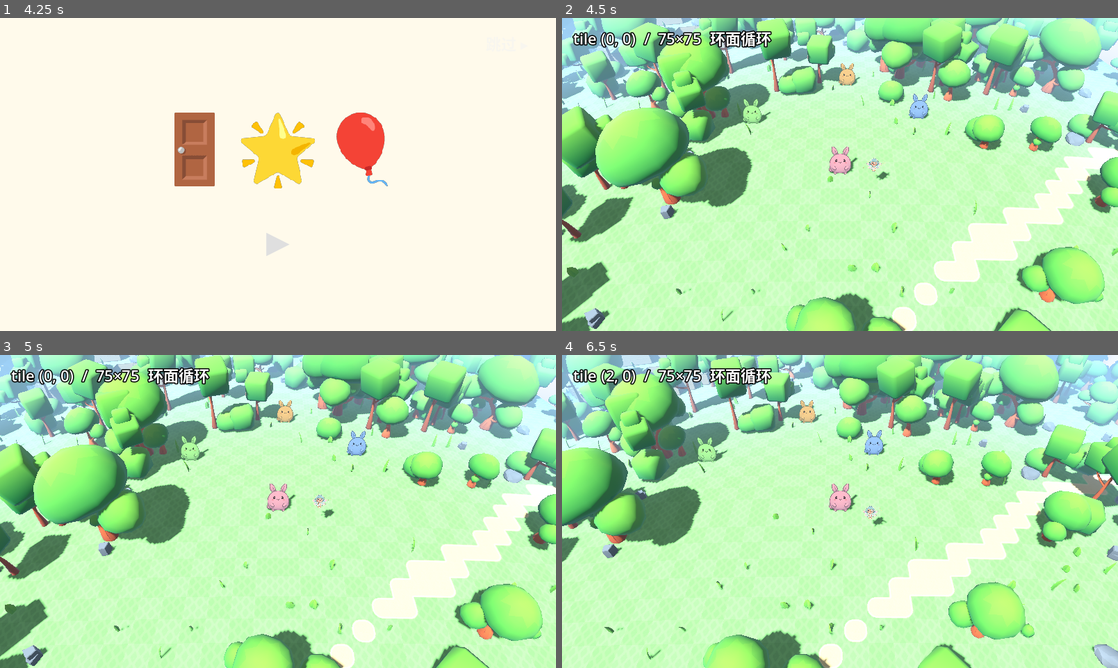
Above: before the commit, frames 1-4 (two rows, left to right).
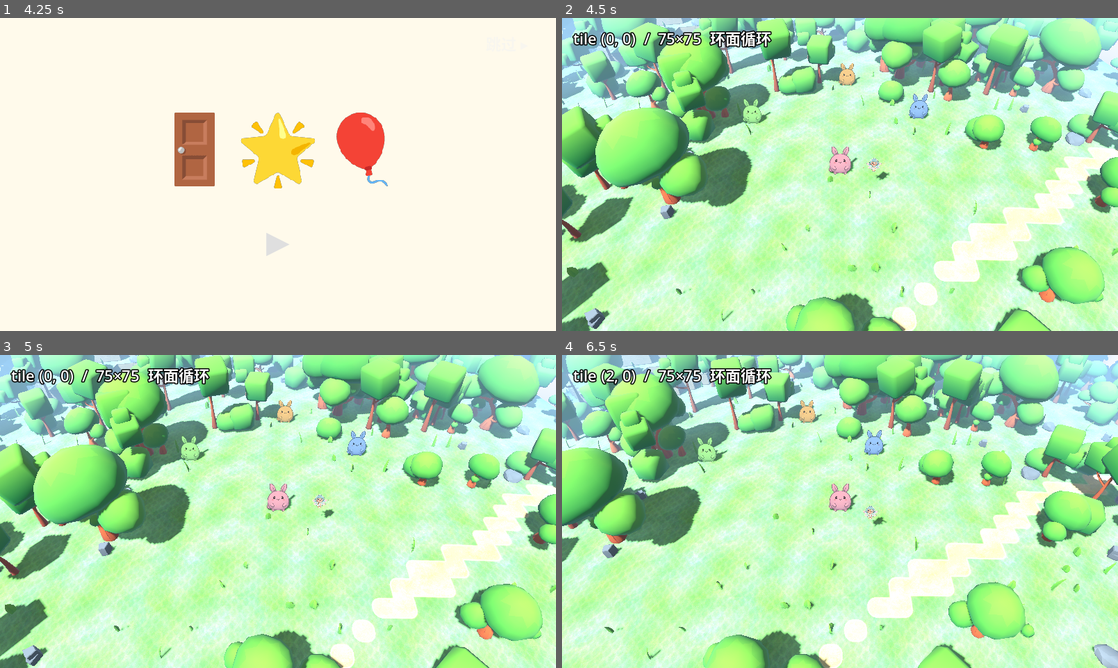
Above: after the commit, the same moments.

Repository: hoveychen/maliang
Game: Godot game, scene res://menu.tscn
The game is run twice, just before and just after one commit, with the same random seed, the same clock (stepped at 60 frames per second) and the same inputs.
Inputs (mouse positions are in pixels of both pictures, inside the frame that each line leads up to):
- Up to frame 1 (4.25 s): tap Enter (ui_accept) at 0.5, 0.77 s; move the mouse to (400, 158) at 0.52 s; hold Right (ui_right) 0.53-1.25 s; click (400, 158) at 0.67 s; click "▶ 出发！" at 1.25 s; click "▶" at 2 s; click "▶" at 2.75 s; click "跳过 ▸" at 3.5 s
- Up to frame 2 (4.5 s): tap Enter (ui_accept) at 4.25 s; drag from (728, 190) to (812, 237) at 4.27 s
- Up to frame 3 (5 s): no input
- Up to frame 4 (6.5 s): move the mouse to (895, 442) at 5.02 s; hold Right (ui_right) 5.03-5.75 s; drag from (812, 574) to (673, 464) at 5.77 s

Frame 1 is identical in both runs. In frame 2, 12% of the frame differs, in the area x 0-100%, y 1-100%; in frame 3, 12%; in frame 4, 13%.

Commit message:
feat(terrain): 全地面水彩贴图化+湖床下沉——atlas 改控制图(R域/G描边/B类型/A明暗)，terrain_ground.gdshader 世界UV(UV2)平铺贴图×调色板tint；水tile按深度下沉为湖床，岸线走草侧崖缘+有效级岸壁(与崖壁同一autotile)

Diff:
--- a/scripts/chunk_manager.gd
+++ b/scripts/chunk_manager.gd
@@ -48,6 +48,17 @@
 const WELL_SCENE: PackedScene = preload("res://assets/kaykit/hexagon/building_well_blue.gltf")
 const WINDMILL_SCENE: PackedScene = preload("res://assets/kaykit/hexagon/building_windmill_red.gltf")
 const HOUSE_SCALE := 7.0  ## 微缩民居(0.93m 高) → ~6.5m
+
+## 水彩地面贴图（CC0，assets/textures/watercolor）：世界 UV 平铺，控制图选域/调色。
+const GRASS_TEX: Texture2D = preload("res://assets/textures/watercolor/grass.png")
+const DIRT_TEX: Texture2D = preload("res://assets/textures/watercolor/dirt.png")
+const STONE_TEX: Texture2D = preload("res://assets/textures/watercolor/stone.png")
+const WATER_TEX: Texture2D = preload("res://assets/textures/watercolor/water.png")
+## 各贴图全图均值（magick -resize 1x1 实测，sRGB）；shader 用 tex/mean 归一出细节层
+const GRASS_MEAN := Color(72.0 / 255.0, 92.0 / 255.0, 39.0 / 255.0)
+const DIRT_MEAN := Color(77.0 / 255.0, 48.0 / 255.0, 36.0 / 255.0)
+const STONE_MEAN := Color(91.0 / 255.0, 91.0 / 255.0, 97.0 / 255.0)
+const WATER_MEAN := Color(72.0 / 255.0, 122.0 / 255.0, 132.0 / 255.0)
 
 ## 手工地标（tile 为全局 tile 锚点；reserve=1 → 占地 3×3，找不到空位沿环外扩 search 圈）。
 ## 村核心 8 栋民居沿广场四角与辐路布置、水井坐镇广场（地标特批压路）、
@@ -91,7 +102,7 @@
 
 func _make_slot() -> Dictionary:
 	if _ground_mat == null:
-		_ground_mat = BendMat.make_textured(TerrainAtlas.texture(), Color.WHITE, 0.95)
+		_ground_mat = _make_ground_mat()
 	var root := Node3D.new()
 	add_child(root)
 	var tile := MeshInstance3D.new()
@@ -101,6 +112,28 @@
 	var deco := Node3D.new()
 	root.add_child(deco)
 	return { "root": root, "tile": tile, "deco": deco, "wrapped": Vector2i(-999, -999) }
+
+## 地形专用材质：控制图 atlas（域/描边/类型/明暗）+ 世界 UV 平铺水彩贴图，
+## 调色板 tint 全部取自 TerrainAtlas 常量（shaders/terrain_ground.gdshader）。
+static func _make_ground_mat() -> ShaderMaterial:
+	var m := ShaderMaterial.new()
+	m.shader = load("res://shaders/terrain_ground.gdshader")
+	m.set_shader_parameter("control_tex", TerrainAtlas.texture())
+	m.set_shader_parameter("grass_tex", GRASS_TEX)
+	m.set_shader_parameter("dirt_tex", DIRT_TEX)
+	m.set_shader_parameter("stone_tex", STONE_TEX)
+	m.set_shader_parameter("grass_mean", GRASS_MEAN)
+	m.set_shader_parameter("dirt_mean", DIRT_MEAN)
+	m.set_shader_parameter("stone_mean", STONE_MEAN)
+	m.set_shader_parameter("grass_tint", TerrainAtlas.GRASS_TINT)
+	m.set_shader_parameter("path_tint", TerrainAtlas.PATH_TINT)
+	m.set_shader_parameter("bed_tint", TerrainAtlas.BED_TINT)
+	m.set_shader_parameter("lip_tint", TerrainAtlas.CLIFF_LIP_TINT)
+	m.set_shader_parameter("wall_tint", TerrainAtlas.WALL_TINT)
+	m.set_shader_parameter("path_rim", TerrainAtlas.PATH_RIM)
+	m.set_shader_parameter("cliff_rim", TerrainAtlas.CLIFF_RIM_GRASS)
+	m.set_shader_parameter("curvature", BendMat.CURVATURE)
+	return m
 
 func update(player_logical: Vector2) -> void:
 	var pcx := int(floor(player_logical.x / CHUNK_WORLD))
@@ -269,25 +302,28 @@
 	var verts := PackedVector3Array()
 	var norms := PackedVector3Array()
 	var uvs := PackedVector2Array()
+	var uv2s := PackedVector2Array()  # 逻辑世界米坐标：贴图平铺锚在环面上，玩家居中重摆不游动
 	var idx := PackedInt32Array()
 	var base_tile := wrapped * CHUNK_TILES
 	var half := CHUNK_WORLD * 0.5
 	var half_tile := WorldGrid.TILE_SIZE * 0.5
+	var loff := Vector2(wrapped) * CHUNK_WORLD + Vector2(half, half)  # 区块局部 → 逻辑坐标偏移
 	for j in range(CHUNK_TILES):
 		for i in range(CHUNK_TILES):
 			var t := base_tile + Vector2i(i, j)
 			var ttype := TerrainMap.tile_type(t)
-			var h := TerrainMap.tile_height(t)
-			var y := float(h) * TerrainMap.STEP_HEIGHT
+			var fl := TerrainMap.tile_floor_level(t)
+			var y := float(fl) * TerrainMap.STEP_HEIGHT  # 地面 = 有效级：水 tile 湖床下沉
 			var parity := posmod(t.x + t.y, 2)
-			# 角变体与取图类型：路/水走同类过渡；草地在有更低邻居时换悬崖边草皮
+			# 角变体与取图类型：路走同类过渡；水是整格湖床（岸线由草侧崖缘+岸壁表达）；
+			# 草地在「有效级更低」的邻居（矮台地或水域湖床）旁换悬崖边草皮
 			var uv_type := ttype
-			var corners := PackedInt32Array([0, 0, 0, 0])  # 平草地不看变体
-			if ttype != TerrainMap.T_GRASS:
+			var corners := PackedInt32Array([0, 0, 0, 0])  # 平草地/湖床不看变体
+			if ttype == TerrainMap.T_PATH:
 				var same := func(q: Vector2i) -> bool: return TerrainMap.tile_type(q) == ttype
 				corners = Autotile.corners_from_mask(Autotile.mask_of(t, same))
-			elif h > 0:
-				var not_lower := func(q: Vector2i) -> bool: return TerrainMap.tile_height(q) >= h
+			elif ttype == TerrainMap.T_GRASS:
+				var not_lower := func(q: Vector2i) -> bool: return TerrainMap.tile_floor_level(q) >= fl
 				var mask := Autotile.mask_of(t, not_lower)
 				if mask != 255:
 					uv_type = TerrainAtlas.CLIFF_RIM
@@ -298,15 +334,15 @@
 				var cx := x0 + (half_tile if (c == Autotile.C_NE or c == Autotile.C_SE) else 0.0)
 				var cz := z0 + (half_tile if (c == Autotile.C_SW or c == Autotile.C_SE) else 0.0)
 				var r := TerrainAtlas.uv_rect(uv_type, c, corners[c], parity)
-				_emit_quad(verts, norms, uvs, idx, cx, cz, y, half_tile, r)
-			# L3 侧壁：邻居更低的边，从邻居高度到本 tile 高度逐级发墙 quad
-			if h > 0:
-				_emit_walls(verts, norms, uvs, idx, t, h, x0, z0)
+				_emit_quad(verts, norms, uvs, uv2s, idx, cx, cz, y, half_tile, r, loff)
+			# L3 侧壁：邻居有效级更低的边（矮台地或湖床落差），逐级发墙 quad
+			_emit_walls(verts, norms, uvs, uv2s, idx, t, fl, x0, z0, loff)
 	var arrays := []
 	arrays.resize(Mesh.ARRAY_MAX)
 	arrays[Mesh.ARRAY_VERTEX] = verts
 	arrays[Mesh.ARRAY_NORMAL] = norms
 	arrays[Mesh.ARRAY_TEX_UV] = uvs
+	arrays[Mesh.ARRAY_TEX_UV2] = uv2s
 	arrays[Mesh.ARRAY_INDEX] = idx
 	var mesh := ArrayMesh.new()
 	mesh.add_surface_from_arrays(Mesh.PRIMITIVE_TRIANGLES, arrays)
@@ -314,7 +350,8 @@
 	return mesh
 
 ## 水平角 quad：NW/NE/SE/SW 顶点序，从上往下看顺时针（Godot 正面绕序）。
-func _emit_quad(verts: PackedVector3Array, norms: PackedVector3Array, uvs: PackedVector2Array, idx: PackedInt32Array, cx: float, cz: float, y: float, size: float, r: Rect2) -> void:
+## UV2 = 逻辑世界米坐标（局部坐标 + loff）。
+func _emit_quad(verts: PackedVector3Array, norms: PackedVector3Array, uvs: PackedVector2Array, uv2s: PackedVector2Array, idx: PackedInt32Array, cx: float, cz: float, y: float, size: float, r: Rect2, loff: Vector2) -> void:
 	var b := verts.size()
 	verts.append(Vector3(cx, y, cz))
 	verts.append(Vector3(cx + size, y, cz))
@@ -326,13 +363,19 @@
 	uvs.append(Vector2(r.end.x, r.position.y))
 	uvs.append(r.end)
 	uvs.append(Vector2(r.position.x, r.end.y))
+	var lu := loff + Vector2(cx, cz)
+	uv2s.append(lu)
+	uv2s.append(lu + Vector2(size, 0.0))
+	uv2s.append(lu + Vector2(size, size))
+	uv2s.append(lu + Vector2(0.0, size))
 	idx.append_array(PackedInt32Array([b, b + 1, b + 2, b, b + 2, b + 3]))
 
-## tile 四边中「邻居更低」的边发竖直崖壁。每级 = 一个 2m×2m 墙格，
+## tile 四边中「邻居有效级更低」的边发竖直崖壁/水下岸壁。每级 = 一个 2m×2m 墙格，
 ## 墙格对同一墙面的 8 邻墙格（沿墙走向左右 × 层级上下 × 对角）做 corner autotile：
 ## 有邻墙 = 相连，无邻墙侧出凹缝暗边 + 亮棱线。墙格再切 4 个 1m 角 quad 按变体取 UV。
-## tile 局部范围 [x0, x0+2]×[z0, z0+2]，本 tile 高 h 级。
-func _emit_walls(verts: PackedVector3Array, norms: PackedVector3Array, uvs: PackedVector2Array, idx: PackedInt32Array, t: Vector2i, h: int, x0: float, z0: float) -> void:
+## tile 局部范围 [x0, x0+2]×[z0, z0+2]，本 tile 有效级 fl（湖床可为负）。
+## UV2 = (沿墙逻辑坐标, 世界 y)——竖直面按墙走向平铺贴图。
+func _emit_walls(verts: PackedVector3Array, norms: PackedVector3Array, uvs: PackedVector2Array, uv2s: PackedVector2Array, idx: PackedInt32Array, t: Vector2i, fl: int, x0: float, z0: float, loff: Vector2) -> void:
 	var ts := WorldGrid.TILE_SIZE
 	var x1 := x0 + ts
 	var z1 := z0 + ts
@@ -347,8 +390,8 @@
 	for s in sides:
 		var n_off: Vector2i = s["n"]
 		var tang: Vector2i = s["tang"]
-		var nh := TerrainMap.tile_height(t + n_off)
-		for lvl in range(nh, h):
+		var nfl := TerrainMap.tile_floor_level(t + n_off)
+		for lvl in range(nfl, fl):
 			# (q.x, q.y) = (沿墙偏移, 视觉上下偏移)；atlas 的 N(-1) = 上一级
 			var pred := func(q: Vector2i) -> bool:
 				return _wall_exists(t + tang * q.x, n_off, lvl - q.y)
@@ -378,12 +421,19 @@
 				uvs.append(Vector2(r.end.x, r.position.y))
 				uvs.append(r.end)
 				uvs.append(Vector2(r.position.x, r.end.y))
+				# 沿墙逻辑坐标：东西向墙取 x、南北向墙取 z（+loff 对应轴分量）
+				var a0 := (loff.x + h0.x) if n_off.x == 0 else (loff.y + h0.z)
+				var a1 := (loff.x + h1.x) if n_off.x == 0 else (loff.y + h1.z)
+				uv2s.append(Vector2(a0, yt))
+				uv2s.append(Vector2(a1, yt))
+				uv2s.append(Vector2(a1, yb))
+				uv2s.append(Vector2(a0, yb))
 				idx.append_array(PackedInt32Array([base, base + 1, base + 2, base, base + 2, base + 3]))
 
 ## 墙格存在性：tile 在 lvl 层朝 n_off 方向有裸露墙面
-## （本 tile 高过该层，且该方向邻居的地面在该层或以下）。
+## （本 tile 有效级高过该层，且该方向邻居的有效地面在该层或以下）。
 func _wall_exists(tile: Vector2i, n_off: Vector2i, lvl: int) -> bool:
-	return TerrainMap.tile_height(tile) > lvl and lvl >= TerrainMap.tile_height(tile + n_off)
+	return TerrainMap.tile_floor_level(tile) > lvl and lvl >= TerrainMap.tile_floor_level(tile + n_off)
 
 ## 实例化 KayKit 场景：包裹 bend 材质 + 大裁剪边距（弯曲位移会超出原始 AABB）。
 func _spawn(parent: Node3D, scene: PackedScene, pos: Vector3, scale_f: float, yaw_deg: float) -> Node3D:
--- a/scripts/terrain_atlas.gd
+++ b/scripts/terrain_atlas.gd
@@ -1,16 +1,22 @@
 class_name TerrainAtlas
 extends RefCounted
-## 运行时程序生成的地形 atlas（延续 grass_tile.png 的"手绘三角草纹"思路，
-## 但不再落二进制资产）。颜色全部烘焙进纹理，地面材质 albedo 用纯白。
+## 运行时程序生成的地形「控制图」atlas。
+## 自从地面颜色改由水彩贴图（assets/textures/watercolor）按世界 UV 平铺提供后，
+## 本 atlas 不再烘焙最终颜色，改为逐像素输出控制通道，由 terrain_ground.gdshader 解码：
+##   R = 主体域掩码（1 = 路面/湖床/崖唇/崖壁主体，0 = 草地基底）
+##   G = 描边掩码（路亮边 / 崖缘深草；湖床无描边——岸沫归水面 shader）
+##   B = 主体类型 / 8（1 路 2 湖床 3 崖唇 4 崖壁；整 cell 恒定，线性过滤安全）
+##   A = 明暗纹样 ×0.5（保留动森式三角草纹/棋盘 parity/沙土斑点/崖壁地层带，shader ×2 还原）
+## 调色板 tint 仍集中在本类常量里，由 chunk_manager 喂给 shader。
 ##
-## 布局：5 列（Autotile 变体）× 9 行，cell 内容 32px + 四周 4px 边缘外扩 gutter
+## 布局：5 列（Autotile 变体）× 17 行，cell 内容 32px + 四周 4px 边缘外扩 gutter
 ## （防 mipmap/双线性跨 cell 渗色），行分配：
-##   row 0        草地（col 0/1 = 棋盘 parity 两种色深，与变体无关）
+##   row 0        草地（col 0/1 = 棋盘 parity 两种明暗，与变体无关）
 ##   row 1..4     路  （行 = Autotile 角 NW/NE/SW/SE，列 = 变体）
-##   row 5..8     水  （同上）
-##   row 9..12    悬崖边草皮（同上；「邻居更低」侧出深色草缘 + 土色崖唇）
-##   row 13..16   崖壁（同上；墙格 8 邻掩码选变体——无邻墙侧出凹缝暗边 + 亮棱线）
-## 过渡 cell 统一按 NW 角绘制再镜像；grass 背景用中间色深（棋盘对比极低，接缝不可见）。
+##   row 5..8     湖床（水 tile 下沉后的池底；全 cell 主体，无过渡——岸线由草侧崖缘+岸壁负责）
+##   row 9..12    悬崖边草皮（「邻居更低」侧出深色草缘 + 土色崖唇；水岸同用）
+##   row 13..16   崖壁（墙格 8 邻掩码选变体——无邻墙侧出凹缝暗边 + 亮棱线；水下岸壁同用）
+## 过渡 cell 统一按 NW 角绘制再镜像。
 
 const CELL := 32          ## cell 内容像素（半 tile = 1m → 32px/m）
 const GUTTER := 4
@@ -32,18 +38,23 @@
 const R_OUT_CLIFF := 10.0  ## 悬崖凸角用小圆角：大圆角会在崖角剥出一大片土唇
 const R_OUT_WALL := 6.0    ## 崖壁棱角 bevel 更小：墙面转角只要一条窄棱
 
-## 调色板（烘焙色；动森感：亮草绿 + 沙土路 + 湖蓝）
-const GRASS_A := Color(0.545, 0.78, 0.47)
-const GRASS_B := Color(0.52, 0.755, 0.44)
-const GRASS_MID := Color(0.532, 0.768, 0.455)
-const PATH_BODY := Color(0.87, 0.77, 0.55)
+## 调色板（terrain_ground.gdshader 的 tint/rim uniform；动森感：亮草绿 + 沙土路 + 湖蓝）
+const GRASS_TINT := Color(0.545, 0.78, 0.47)
+const PATH_TINT := Color(0.87, 0.77, 0.55)
 const PATH_RIM := Color(0.95, 0.885, 0.68)
-const WATER_BODY := Color(0.36, 0.63, 0.86)
-const WATER_RIM := Color(0.92, 0.975, 1.0)
-const CLIFF_LIP := Color(0.66, 0.55, 0.38)   ## 崖顶土唇
+const BED_TINT := Color(0.76, 0.69, 0.55)    ## 湖床沙底（透过水色看到）
+const CLIFF_LIP_TINT := Color(0.66, 0.55, 0.38)   ## 崖顶土唇
 const CLIFF_RIM_GRASS := Color(0.44, 0.63, 0.37)  ## 崖缘深色草
-const WALL_BODY := Color(0.60, 0.49, 0.35)   ## 崖壁
-const WALL_BAND := Color(0.52, 0.42, 0.29)   ## 崖壁横向地层带
+const WALL_TINT := Color(0.60, 0.49, 0.35)   ## 崖壁
+## 水面 shader 调色（water_surface.gdshader）
+const WATER_SHALLOW := Color(0.42, 0.72, 0.88)
+const WATER_DEEP := Color(0.13, 0.35, 0.62)
+const WATER_FOAM := Color(0.92, 0.975, 1.0)
+
+## 明暗纹样常量（A 通道，shader ×2 还原为乘数）
+const LUM_GRASS_A := 1.0      ## 棋盘亮格
+const LUM_GRASS_B := 0.965    ## 棋盘暗格
+const LUM_GRASS_MID := 0.985  ## 过渡 cell 的草（介于棋盘两档之间，接缝不可见）
 
 static var _tex: ImageTexture = null
 
@@ -80,15 +91,15 @@
 		float(CELL) / float(W),
 		float(CELL) / float(H))
 
-## 生成整张 atlas Image（headless 可测，不碰 RenderingServer）。
+## 生成整张控制图 Image（headless 可测，不碰 RenderingServer）。
 static func build_image() -> Image:
-	var img := Image.create(W, H, false, Image.FORMAT_RGB8)
-	_fill_cell(img, 0, 0, func(x: float, y: float) -> Color: return _grass_px(x, y, GRASS_A))
-	_fill_cell(img, 1, 0, func(x: float, y: float) -> Color: return _grass_px(x, y, GRASS_B))
+	var img := Image.create(W, H, false, Image.FORMAT_RGBA8)
+	_fill_cell(img, 0, 0, func(x: float, y: float) -> Color: return _grass_ctl(x, y, LUM_GRASS_A))
+	_fill_cell(img, 1, 0, func(x: float, y: float) -> Color: return _grass_ctl(x, y, LUM_GRASS_B))
 	for corner in range(4):
 		for variant in range(Autotile.VARIANT_COUNT):
-			_fill_cell(img, variant, 1 + corner, _transition_fn(corner, variant, false))
-			_fill_cell(img, variant, 5 + corner, _transition_fn(corner, variant, true))
+			_fill_cell(img, variant, 1 + corner, _transition_fn(corner, variant))
+			_fill_cell(img, variant, 5 + corner, func(x: float, y: float) -> Color: return _bed_ctl(x, y))
 			_fill_cell(img, variant, 9 + corner, _cliff_fn(corner, variant))
 			_fill_cell(img, variant, 13 + corner, _wall_fn(corner, variant))
 	return img
@@ -103,46 +114,53 @@
 			var cy := clampf(float(py - GUTTER) + 0.5, 0.5, CELL - 0.5)
 			img.set_pixel(ox + px, oy + py, px_fn.call(cx, cy))
 
-## 过渡 cell 像素函数：镜像到 NW 规范角（外缘 = x0/y0 两边），
-## 按变体算到路/水边界的有符号距离 d（正 = 域内），再分 草/描边/主体 三段上色。
-static func _transition_fn(corner: int, variant: int, water: bool) -> Callable:
+## 路过渡 cell：镜像到 NW 规范角（外缘 = x0/y0 两边），按变体算有符号距离 d
+## （正 = 路域内），分 草 / 描边 / 路面 三段输出控制值。B 整 cell 恒为路型。
+static func _transition_fn(corner: int, variant: int) -> Callable:
 	return func(x: float, y: float) -> Color:
 		var cx := x if (corner == Autotile.C_NW or corner == Autotile.C_SW) else CELL - x
 		var cy := y if (corner == Autotile.C_NW or corner == Autotile.C_NE) else CELL - y
 		var d := _signed_dist(cx, cy, variant)
+		var b := float(TerrainMap.T_PATH) / 8.0
 		if d < 0.0:
-			return _grass_px(x, y, GRASS_MID)
+			return _grass_ctl(x, y, LUM_GRASS_MID, b)
 		if d < RIM:
-			return WATER_RIM if water else PATH_RIM
-		return _water_px(x, y) if water else _path_px(x, y)
+			return Color(0.0, 1.0, b, 0.5)
+		return Color(1.0, 0.0, b, _speckle_lum(x, y) * 0.5)
+
+## 湖床 cell：全 cell 主体（水 tile 已整体下沉，岸线由草侧崖缘+岸壁表达），沙底斑点。
+static func _bed_ctl(x: float, y: float) -> Color:
+	return Color(1.0, 0.0, float(TerrainMap.T_WATER) / 8.0, _speckle_lum(x, y) * 0.5)
 
 ## 悬崖边草皮 cell：域内 = 高地草面，域外（朝更低邻居一侧）= 崖唇土色，
-## 边界带 = 深色草缘。几何与路/水过渡同构，凸角用小半径。
+## 边界带 = 深色草缘。几何与路过渡同构，凸角用小半径。
 static func _cliff_fn(corner: int, variant: int) -> Callable:
 	return func(x: float, y: float) -> Color:
 		var cx := x if (corner == Autotile.C_NW or corner == Autotile.C_SW) else CELL - x
 		var cy := y if (corner == Autotile.C_NW or corner == Autotile.C_NE) else CELL - y
 		var d := _signed_dist(cx, cy, variant, R_OUT_CLIFF)
+		var b := float(CLIFF_RIM) / 8.0
 		if d < 0.0:
-			return CLIFF_LIP
+			return Color(1.0, 0.0, b, 0.5)  # 崖唇（土色主体，平光）
 		if d < RIM:
-			return CLIFF_RIM_GRASS
-		return _grass_px(x, y, GRASS_MID)
-
-## 崖壁 cell：域内 = 岩壁主体，无邻墙一侧出凹缝暗边（d<0）+ 亮棱线（边界带）。
-## 小圆角 bevel；几何与其他过渡 cell 同构。
+			return Color(0.0, 1.0, b, 0.5)  # 深色草缘（rim 色查表）
+		return _grass_ctl(x, y, LUM_GRASS_MID, b)
+
+## 崖壁 cell：域内 = 岩壁主体（地层带明暗），无邻墙一侧出凹缝暗边（d<0）
+## + 亮棱线（边界带）——凹缝/棱线全走 A 明暗，不占 rim 色。
 static func _wall_fn(corner: int, variant: int) -> Callable:
 	return func(x: float, y: float) -> Color:
 		var cx := x if (corner == Autotile.C_NW or corner == Autotile.C_SW) else CELL - x
 		var cy := y if (corner == Autotile.C_NW or corner == Autotile.C_NE) else CELL - y
 		var d := _signed_dist(cx, cy, variant, R_OUT_WALL)
+		var b := float(CLIFF_WALL) / 8.0
 		if d < 0.0:
-			return WALL_BAND * 0.75  # 凹缝阴影
+			return Color(1.0, 0.0, b, 0.325)  # 凹缝阴影（~0.65×）
 		if d < RIM:
-			return WALL_BODY * 1.15  # 亮棱线
-		return _wall_px(x, y)
-
-## NW 规范角坐标下，到域边界的有符号距离（正 = 在路/水/高地内）。
+			return Color(1.0, 0.0, b, 0.575)  # 亮棱线（~1.15×）
+		return Color(1.0, 0.0, b, _wall_lum(x, y) * 0.5)
+
+## NW 规范角坐标下，到域边界的有符号距离（正 = 在路/高地内）。
 static func _signed_dist(cx: float, cy: float, variant: int, r_out := R_OUT) -> float:
 	match variant:
 		Autotile.V_FULL:
@@ -159,41 +177,35 @@
 		_:
 			return Vector2(cx, cy).length() - R_IN  # V_INNER：外角点一小片草圆
 
-static func _grass_px(x: float, y: float, base: Color) -> Color:
-	# 动森式三角草纹：16px 方块内上/下三角交替，三角内微暗
+## 草地控制值：动森式三角草纹（16px 方块内上/下三角交替，三角内微暗）+ 零星草尖亮点。
+## body_b：过渡 cell 里草区也要带上整 cell 的类型 B，保证线性过滤下 B 恒定。
+static func _grass_ctl(x: float, y: float, base_lum: float, body_b := 0.0) -> Color:
 	var bx := fmod(x, 16.0)
 	var by := fmod(y, 16.0)
 	var up := posmod(int(x / 16.0) + int(y / 16.0), 2) == 0
 	var ty := by if up else 16.0 - by
 	var inside := (ty - 2.0) * 8.0 >= absf(bx - 8.0) * 12.0
-	var c := base * 0.94 if inside else base
+	var lum := base_lum * 0.94 if inside else base_lum
 	if _hash2(int(x), int(y)) % 29 == 0:
-		c = base * 1.05  # 零星亮点（草尖）
-	return c
-
-static func _path_px(x: float, y: float) -> Color:
+		lum = base_lum * 1.05  # 零星亮点（草尖）
+	return Color(0.0, 0.0, body_b, lum * 0.5)
+
+## 沙土斑点明暗（路面/湖床共用）。
+static func _speckle_lum(x: float, y: float) -> float:
 	var h := _hash2(int(x), int(y))
 	if h % 17 == 0:
-		return PATH_BODY * 0.92  # 沙土斑点
+		return 0.92
 	if h % 23 == 1:
-		return PATH_BODY * 1.05
-	return PATH_BODY
-
-static func _water_px(x: float, y: float) -> Color:
-	# 横向波纹：每 8px 一道微亮行 + 零星亮点
-	var wave := fmod(y + sin(x * 0.6) * 1.5, 8.0) < 1.2
-	var c := WATER_BODY * 1.08 if wave else WATER_BODY
-	if _hash2(int(x), int(y)) % 37 == 0:
-		c = WATER_BODY * 1.18
-	return c
-
-static func _wall_px(x: float, y: float) -> Color:
-	# 崖壁主体：土色 + 横向地层带（边缘处理由 _wall_fn 的变体负责）
+		return 1.05
+	return 1.0
+
+## 崖壁主体明暗：横向地层带 + 零星亮点。
+static func _wall_lum(x: float, y: float) -> float:
 	var band := fmod(y + sin(x * 0.5) * 1.2, 11.0) < 2.5
-	var c := WALL_BAND if band else WALL_BODY
+	var lum := 0.86 if band else 1.0
 	if _hash2(int(x), int(y)) % 19 == 0:
-		c = WALL_BODY * 1.08
-	return c
+		lum = 1.08
+	return lum
 
 static func _hash2(x: int, y: int) -> int:
 	var h := x * 73856093 ^ y * 19349663
--- /dev/null
+++ b/shaders/terrain_ground.gdshader
@@ -0,0 +1,50 @@
+shader_type spatial;
+render_mode cull_back, diffuse_lambert, specular_disabled, world_vertex_coords;
+// 地形专用 world-bending 材质：颜色 = 调色板 tint × 水彩贴图细节 × 控制图明暗。
+// - UV  → 控制图 atlas cell（TerrainAtlas：R 主体域 / G 描边 / B 类型/8 / A 明暗×0.5）
+// - UV2 → 逻辑世界米坐标（区块局部 + wrapped 区块偏移烘进 mesh——渲染是玩家居中
+//   每帧重摆区块，用渲染坐标采样会"游动"，逻辑坐标恒定；平铺周期整除环面跨度即无缝）
+// - 贴图细节 = tex / mean（均值归一，watercolor 包整体偏暗，除均值后只留笔触变化，
+//   亮度基调仍由 tint 决定），detail_strength 控制细节强度。
+// 弯曲：与 world_bend.gdshader 同一公式（世界空间位移，shadow pass 几何一致）。
+
+uniform sampler2D control_tex : filter_linear_mipmap_anisotropic, repeat_disable;
+uniform sampler2D grass_tex : source_color, filter_linear_mipmap, repeat_enable;
+uniform sampler2D dirt_tex : source_color, filter_linear_mipmap, repeat_enable;
+uniform sampler2D stone_tex : source_color, filter_linear_mipmap, repeat_enable;
+uniform vec3 grass_mean : source_color = vec3(0.282, 0.361, 0.153);
+uniform vec3 dirt_mean : source_color = vec3(0.302, 0.188, 0.141);
+uniform vec3 stone_mean : source_color = vec3(0.357, 0.357, 0.380);
+uniform vec3 grass_tint : source_color = vec3(0.545, 0.78, 0.47);
+uniform vec3 path_tint : source_color = vec3(0.87, 0.77, 0.55);
+uniform vec3 bed_tint : source_color = vec3(0.76, 0.69, 0.55);
+uniform vec3 lip_tint : source_color = vec3(0.66, 0.55, 0.38);
+uniform vec3 wall_tint : source_color = vec3(0.60, 0.49, 0.35);
+uniform vec3 path_rim : source_color = vec3(0.95, 0.885, 0.68);
+uniform vec3 cliff_rim : source_color = vec3(0.44, 0.63, 0.37);
+uniform float tile_period = 10.0;      // 贴图平铺周期（米）；须整除环面跨度 150
+uniform float detail_strength = 0.8;
+uniform float roughness : hint_range(0.0, 1.0) = 0.95;
+uniform float curvature = 0.0015;
+
+void vertex() {
+	VERTEX.y -= curvature * dot(VERTEX.xz, VERTEX.xz);
+}
+
+vec3 detail(sampler2D tex, vec2 uv, vec3 mean) {
+	return mix(vec3(1.0), texture(tex, uv).rgb / max(mean, vec3(0.001)), detail_strength);
+}
+
+void fragment() {
+	vec4 ctl = texture(control_tex, UV);
+	int ty = int(round(ctl.b * 8.0));
+	vec2 wuv = UV2 / tile_period;
+	vec3 base = grass_tint * detail(grass_tex, wuv, grass_mean);
+	vec3 body_tint = ty == 1 ? path_tint : (ty == 2 ? bed_tint : (ty == 3 ? lip_tint : wall_tint));
+	vec3 body_det = ty == 4 ? detail(stone_tex, wuv, stone_mean) : detail(dirt_tex, wuv, dirt_mean);
+	vec3 col = mix(base, body_tint * body_det, ctl.r);
+	col = mix(col, ty == 1 ? path_rim : cliff_rim, ctl.g);
+	col *= ctl.a * 2.0;
+	ALBEDO = col;
+	ROUGHNESS = roughness;
+}
--- a/test/test_terrain_atlas.gd
+++ b/test/test_terrain_atlas.gd
@@ -10,43 +10,50 @@
 	fails += _check("width", img.get_width(), TerrainAtlas.W)
 	fails += _check("height", img.get_height(), TerrainAtlas.H)
 
-	# 像素探针：cell 内容区中心/边角的颜色符合语义
+	# 控制图格式：RGBA（R 主体域 / G 描边 / B 类型÷8 / A 明暗×0.5）
+	fails += _check("format rgba8", img.get_format(), Image.FORMAT_RGBA8)
+
+	# 像素探针：cell 内容区中心/边角的控制值符合语义
 	var g := _probe(img, TerrainMap.T_GRASS, Autotile.C_NW, 0, 16.0, 16.0)
-	fails += _check("grass is green", 1 if (g.g > g.r and g.g > g.b) else 0, 1)
+	fails += _check("grass base (R=0,B=0)", 1 if (g.r < 0.05 and g.b < 0.05) else 0, 1)
+	fails += _check("grass lum sane", 1 if (g.a > 0.4 and g.a < 0.6) else 0, 1)
+	# 棋盘 parity：暗格 cell 的基础明暗低于亮格（三角纹外的同一像素点位）
+	var ga := _probe_at(img, TerrainMap.T_GRASS, 0, 8.0, 4.0)
+	var gb := _probe_at(img, TerrainMap.T_GRASS, 1, 8.0, 4.0)
+	fails += _check("grass parity shade", 1 if gb.a < ga.a else 0, 1)
 
 	var p := _probe(img, TerrainMap.T_PATH, Autotile.C_NW, Autotile.V_FULL, 16.0, 16.0)
-	fails += _check("path is tan", 1 if (p.r > p.b and p.r > 0.7) else 0, 1)
+	fails += _check("path body (R=1,B=1/8)", 1 if (p.r > 0.95 and _btype(p) == TerrainMap.T_PATH) else 0, 1)
 
 	var w := _probe(img, TerrainMap.T_WATER, Autotile.C_NW, Autotile.V_FULL, 16.0, 16.0)
-	fails += _check("water is blue", 1 if (w.b > w.r and w.b > 0.6) else 0, 1)
+	fails += _check("bed body (R=1,B=2/8)", 1 if (w.r > 0.95 and _btype(w) == TerrainMap.T_WATER) else 0, 1)
+	# 湖床整 cell 主体、无描边（岸线由草侧崖缘+岸壁+水面泡沫表达）
+	var wedge := _probe(img, TerrainMap.T_WATER, Autotile.C_NW, Autotile.V_EDGE_H, 16.0, TerrainAtlas.MARGIN + 1.5)
+	fails += _check("bed full no rim", 1 if (wedge.r > 0.95 and wedge.g < 0.05) else 0, 1)
 
 	# OUTER 变体：NW 角外缘应是草，内里是路
 	var oc := _probe(img, TerrainMap.T_PATH, Autotile.C_NW, Autotile.V_OUTER, 1.0, 1.0)
-	fails += _check("outer corner grass", 1 if (oc.g > oc.r) else 0, 1)
+	fails += _check("outer corner grass", 1 if oc.r < 0.05 else 0, 1)
 	var oi := _probe(img, TerrainMap.T_PATH, Autotile.C_NW, Autotile.V_OUTER, 28.0, 28.0)
-	fails += _check("outer inner path", 1 if (oi.r > oi.b and oi.r > 0.7) else 0, 1)
+	fails += _check("outer inner path", 1 if (oi.r > 0.95 and _btype(oi) == TerrainMap.T_PATH) else 0, 1)
 	# SE 角镜像：外缘在右下
 	var se := _probe(img, TerrainMap.T_PATH, Autotile.C_SE, Autotile.V_OUTER, 31.0, 31.0)
-	fails += _check("se mirrored grass", 1 if (se.g > se.r) else 0, 1)
+	fails += _check("se mirrored grass", 1 if se.r < 0.05 else 0, 1)
 
-	# EDGE_V：紧贴边距处是描边亮色
+	# EDGE_V：紧贴边距处是描边（G=1）
 	var rim := _probe(img, TerrainMap.T_PATH, Autotile.C_NW, Autotile.V_EDGE_V, TerrainAtlas.MARGIN + 1.5, 16.0)
-	fails += _check("edge rim bright", 1 if rim.r > 0.9 else 0, 1)
+	fails += _check("edge rim mask", 1 if rim.g > 0.95 else 0, 1)
 
-	# 水岸描边接近白
-	var foam := _probe(img, TerrainMap.T_WATER, Autotile.C_NW, Autotile.V_EDGE_H, 16.0, TerrainAtlas.MARGIN + 1.5)
-	fails += _check("water foam white", 1 if (foam.r > 0.85 and foam.b > 0.9) else 0, 1)
-
-	# 悬崖边草皮：外缘是土唇，内里是草；崖壁 cell 是土色
+	# 悬崖边草皮：外缘是崖唇主体（B=3/8），内里是草（R=0 但 B 仍恒 3/8——线性过滤安全）
 	var lip := _probe(img, TerrainAtlas.CLIFF_RIM, Autotile.C_NW, Autotile.V_EDGE_H, 16.0, 1.0)
-	fails += _check("cliff lip dirt", 1 if (lip.r > lip.b and lip.r > 0.5) else 0, 1)
+	fails += _check("cliff lip body", 1 if (lip.r > 0.95 and _btype(lip) == TerrainAtlas.CLIFF_RIM) else 0, 1)
 	var top := _probe(img, TerrainAtlas.CLIFF_RIM, Autotile.C_NW, Autotile.V_EDGE_H, 16.0, 24.0)
-	fails += _check("cliff top grass", 1 if (top.g > top.r) else 0, 1)
+	fails += _check("cliff top grass", 1 if (top.r < 0.05 and _btype(top) == TerrainAtlas.CLIFF_RIM) else 0, 1)
 	var wallc := _probe(img, TerrainAtlas.CLIFF_WALL, Autotile.C_NW, Autotile.V_FULL, 16.0, 16.0)
-	fails += _check("wall dirt", 1 if (wallc.r > wallc.b and wallc.r > 0.4) else 0, 1)
-	# 墙格无邻墙侧（EDGE_V 外缘）是凹缝暗边，比主体明显更暗
+	fails += _check("wall body", 1 if (wallc.r > 0.95 and _btype(wallc) == TerrainAtlas.CLIFF_WALL) else 0, 1)
+	# 墙格无邻墙侧（EDGE_V 外缘）是凹缝暗边，明暗比主体明显更低
 	var crev := _probe(img, TerrainAtlas.CLIFF_WALL, Autotile.C_NW, Autotile.V_EDGE_V, 1.0, 16.0)
-	fails += _check("wall crevice dark", 1 if crev.r < wallc.r * 0.85 else 0, 1)
+	fails += _check("wall crevice dark", 1 if crev.a < wallc.a * 0.85 else 0, 1)
 
 	# uv_rect 都在 [0,1] 且互不重叠（抽查全组合的中心点唯一性）
 	var centers := {}
@@ -74,12 +81,23 @@
 		printerr("terrain_atlas tests FAILED: %d" % fails)
 	quit(fails)
 
-## 取 (类型,角,变体) cell 内容坐标 (cx,cy) px 处的颜色。
+## 取 (类型,角,变体) cell 内容坐标 (cx,cy) px 处的控制值。
 func _probe(img: Image, type: int, corner: int, variant: int, cx: float, cy: float) -> Color:
-	var r := TerrainAtlas.uv_rect(type, corner, variant, 0)
+	return _probe_at(img, type, 0, cx, cy) if type == TerrainMap.T_GRASS \
+		else _probe_rect(img, TerrainAtlas.uv_rect(type, corner, variant, 0), cx, cy)
+
+## 草地 cell 按 parity 探针（草行的列 = parity）。
+func _probe_at(img: Image, type: int, parity: int, cx: float, cy: float) -> Color:
+	return _probe_rect(img, TerrainAtlas.uv_rect(type, 0, 0, parity), cx, cy)
+
+func _probe_rect(img: Image, r: Rect2, cx: float, cy: float) -> Color:
 	var px := int(r.position.x * TerrainAtlas.W + cx)
 	var py := int(r.position.y * TerrainAtlas.H + cy)
 	return img.get_pixel(px, py)
+
+## B 通道 → 主体类型码。
+func _btype(c: Color) -> int:
+	return int(round(c.b * 8.0))
 
 func _check(name: String, got: int, want: int) -> int:
 	if got == want:
